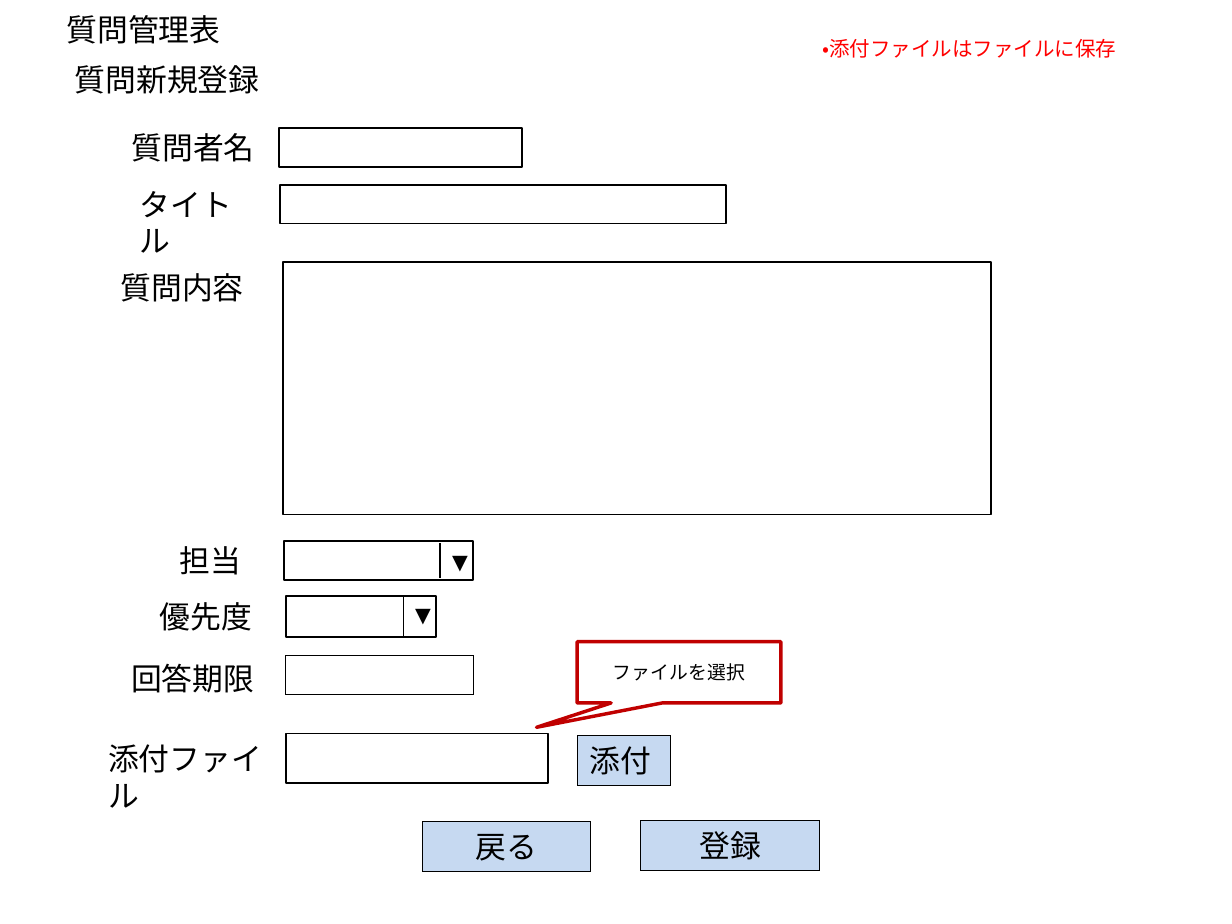
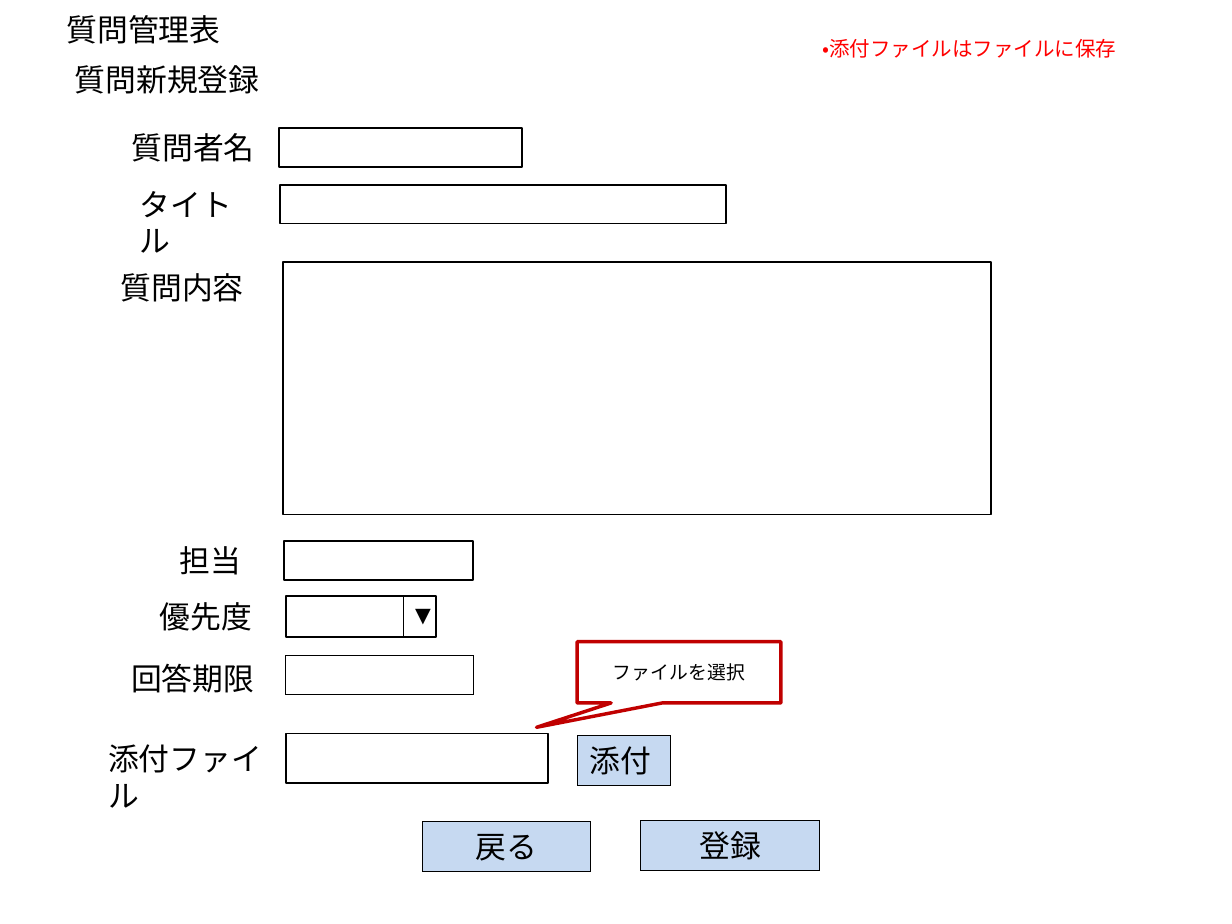
Before and after one commit to t-shimada/qa-docs, a slide deck: slide 2 of 画面一覧.pptx. Drawn at 1232x924 pixels with LibreOffice and Linux fonts; fonts in the diff are those of the drawing. Boxes give left, top, right and bottom in pixels: in the first picture for what was removed or moved away, otherwise in the second. Text is boxed around its words. In the diff, an @@ line names an element or a change of style, - is before the commit and + after.

```diff
--- a/画面一覧.pptx
+++ b/画面一覧.pptx
@@ text removed at [440, 543, 473, 580] @@
-▼
@@ line removed from (440, 543) to (440, 578) @@
```
Also in this commit, not shown: 3 other slides changed.
